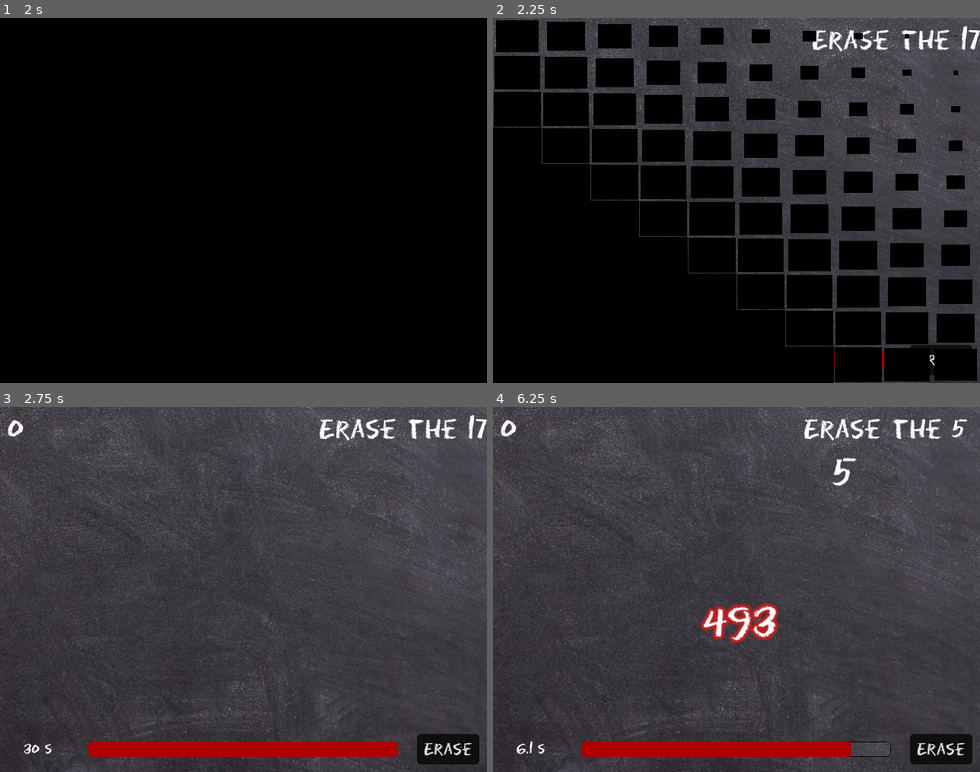
Above: before the commit, frames 1-4 (two rows, left to right).
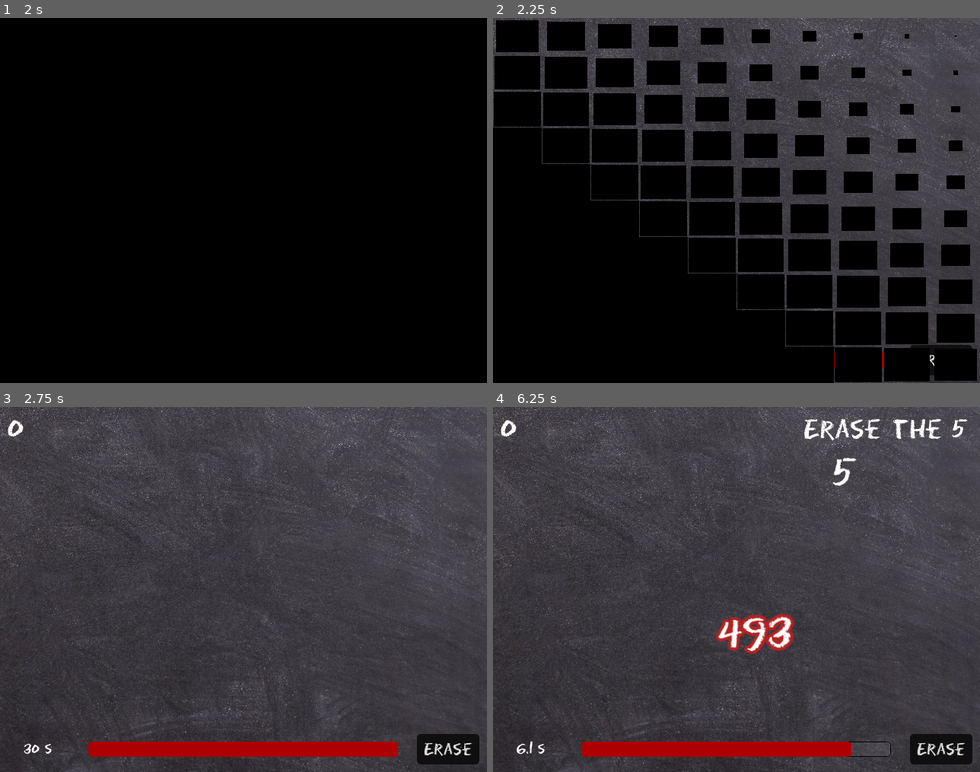
Above: after the commit, the same moments.

Repository: AntDum/UngodlyNumber
Game: Godot game, scene res://scenes/Ui/menu/main_menu.tscn
Two runs of this game, one before a commit and one after it. Both use one fixed random seed, a clock stepped at 60 frames per second and the inputs below.
Inputs (mouse positions are in pixels of both pictures, inside the frame that each line leads up to):
- Up to frame 1 (2 s): click "Play" at 0.5 s; click "Play" at 1.25 s
- Up to frame 2 (2.25 s): tap Enter at 2 s; move the mouse to (843, 182) at 2.02 s; click (843, 182) at 2.17 s
- Up to frame 3 (2.75 s): no input
- Up to frame 4 (6.25 s): move the mouse to (639, 607) at 2.77 s; click (639, 607) at 2.92 s; move the mouse to (785, 509) at 3.52 s; click (785, 509) at 3.67 s; move the mouse to (712, 662) at 4.27 s; click (712, 662) at 4.42 s; move the mouse to (882, 644) at 5.02 s; click (882, 644) at 5.17 s; move the mouse to (741, 622) at 5.77 s; click (741, 622) at 5.92 s

Frame 1 is identical in both runs. In frame 2, 0.7% of the frame differs, in the area x 65-100%, y 2-10%; in frame 3, 0.8%; in frame 4, 1.7%, in the area x 42-62%, y 53-68%.

Commit message:
implement drag

Diff:
--- a/scenes/Ui/ui.tscn
+++ b/scenes/Ui/ui.tscn
@@ -105,7 +105,7 @@
 "times": PackedFloat32Array(0),
 "transitions": PackedFloat32Array(1),
 "update": 0,
-"values": [1.0]
+"values": [0.0]
 }
 tracks/2/type = "value"
 tracks/2/imported = false
@@ -215,7 +215,6 @@
 anchor_left = 1.0
 anchor_right = 1.0
 offset_left = -231.0
-offset_right = 11.0
 offset_bottom = 59.0
 grow_horizontal = 0
 theme_override_constants/margin_left = 10
@@ -227,7 +226,8 @@
 unique_name_in_owner = true
 layout_mode = 2
 theme_override_font_sizes/font_size = 32
-text = "Erase the 17"
+visible_characters = 0
+visible_ratio = 0.0
 
 [node name="AnimationPlayer" type="AnimationPlayer" parent="."]
 libraries = {
--- a/scripts/number.gd
+++ b/scripts/number.gd
@@ -2,7 +2,7 @@
 class_name Number
 
 @export var speed = 100
-@export var speed_following = 250
+@export var speed_following = 1000
 @export var min_change_direction_time = 1.5
 @export var max_change_direction_time = 3.0
 @export var min_idle_time = 0.5
@@ -16,6 +16,7 @@
 var idle_time = 0.5
 var is_idle := false
 var is_selected = false
+var grabbed = false
 
 var direction = Vector2.ZERO
 var time_since_change = 0.0
@@ -37,14 +38,14 @@
 func _physics_process(delta: float) -> void:
 	time_since_change += delta
 
-	if not is_selected:
+	if not grabbed:
 		if ray_cast_2d.is_colliding() or time_since_change >= change_direction_time:
 			_change_direction()
 			time_since_change = 0.0
 		velocity = direction * speed * delta * 60
 	else:
 		_follow_mouse()
-		if global_position.distance_to(get_global_mouse_position()) > 50:
+		if global_position.distance_to(get_global_mouse_position()) > 20:
 			velocity = direction * speed_following * delta * 60
 		else:
 			velocity = Vector2.ZERO
@@ -73,7 +74,14 @@
 func _on_area_2d_input_event(viewport: Node, event: InputEvent, shape_idx: int) -> void:
 	if event is InputEventMouseButton:
 		if event.pressed:
+			grabbed = true
+			_squich_effect()
 			EventBus.selected.emit(self)
+
+func _input(event: InputEvent) -> void:
+	if event is InputEventMouseButton:
+		if not event.pressed:
+			grabbed = false
 
 func _on_selection(number: Number):
 	if number == self:
@@ -97,8 +105,11 @@
 	self.number = number
 	$Value.text = str(self.number.value)
 
+func _on_area_2d_mouse_entered() -> void:
+	_squich_effect()
 
-func _on_area_2d_mouse_entered() -> void:
+
+func _squich_effect() -> void:
 	if tween:
 		tween.kill()
 	# Crée le tween avec une interpolation élastique pour un effet rebondissant
@@ -108,6 +119,3 @@
 	tween.tween_property(self, "scale:y", 0.9, 0.05)
 	# Retour à l'échelle normale (1,1)
 	tween.tween_property(self, "scale", Vector2.ONE, 0.05)
-
-func _on_area_2d_mouse_exited() -> void:
-	pass # Replace with function body.
